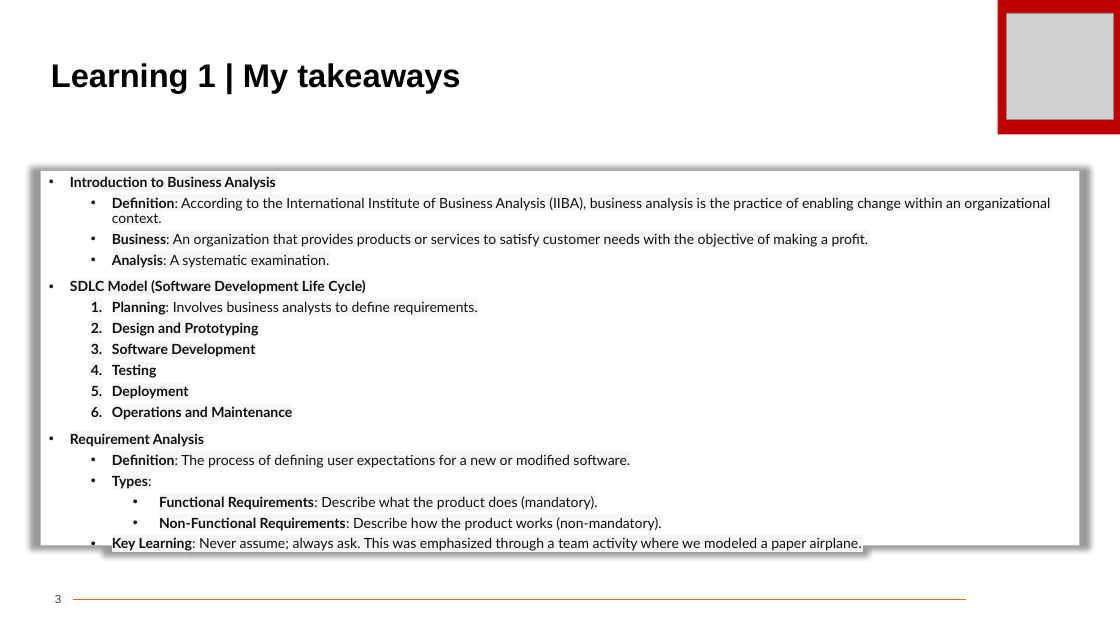
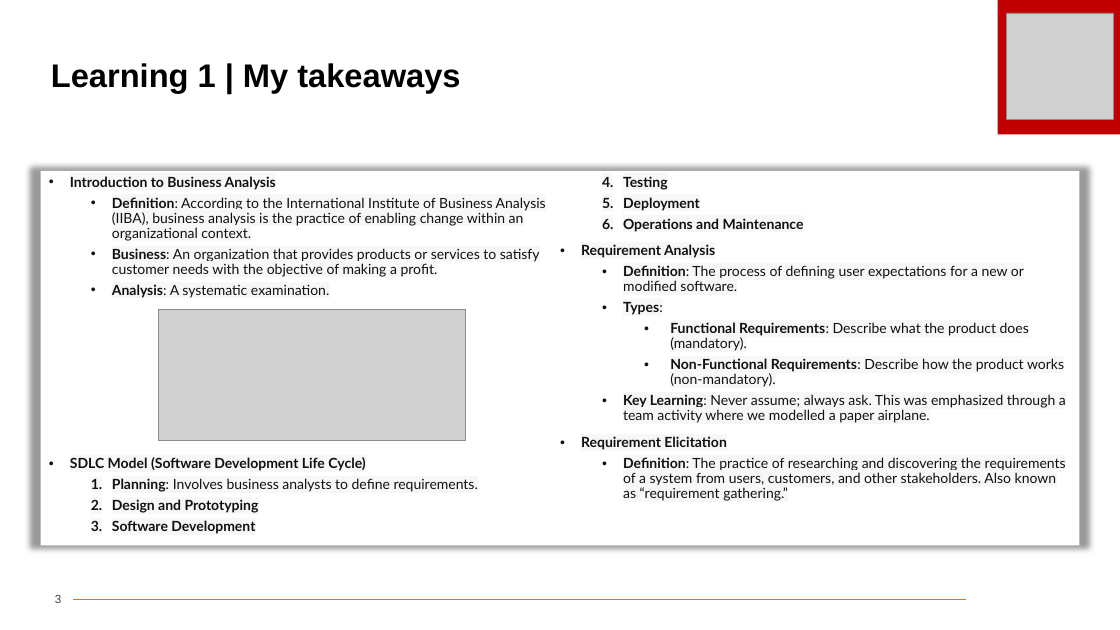
Before and after one commit to Hitesh-2020/Shell-Bootcamp-Journey-PPTs, a slide deck: slide 3 of HITESH TECHNICAL Day 1 Journey Book 2024.pptx. Drawn at 1120x630 pixels with LibreOffice and Linux fonts; fonts in the diff are those of the drawing; grey boxes stand for pictures; background and template pictures are left out. Boxes give left, top, right and bottom in pixels: in the first picture for what was removed or moved away, otherwise in the second. Text is boxed around its words. In the diff, an @@ line names an element or a change of style, - is before the commit and + after.

```diff
--- a/HITESH TECHNICAL Day 1 Journey Book 2024.pptx
+++ b/HITESH TECHNICAL Day 1 Journey Book 2024.pptx
@@ rectangle "Introduction to Business Analysis" at bbox=[40, 171, 1080, 546]: columns 1 to 2 @@
@@ picture added at bbox=[158, 309, 465, 441] @@
@@ text in rectangle at bbox=[581, 394, 1066, 501]: text changed @@
-  • Key Learning: Never assume; always ask. This was emphasized through a team activity where we modeled a paper airplane.
+  • Key Learning: Never assume; always ask. This was emphasized through a team activity where we modelled a paper airplane.
+• Requirement Elicitation
+  • Definition: The practice of researching and discovering the requirements of a system from users, customers, and other stakeholders. Also known as “requirement gathering.”
```
Also in this commit, not shown: 4 other slides changed, 1 slide added.
